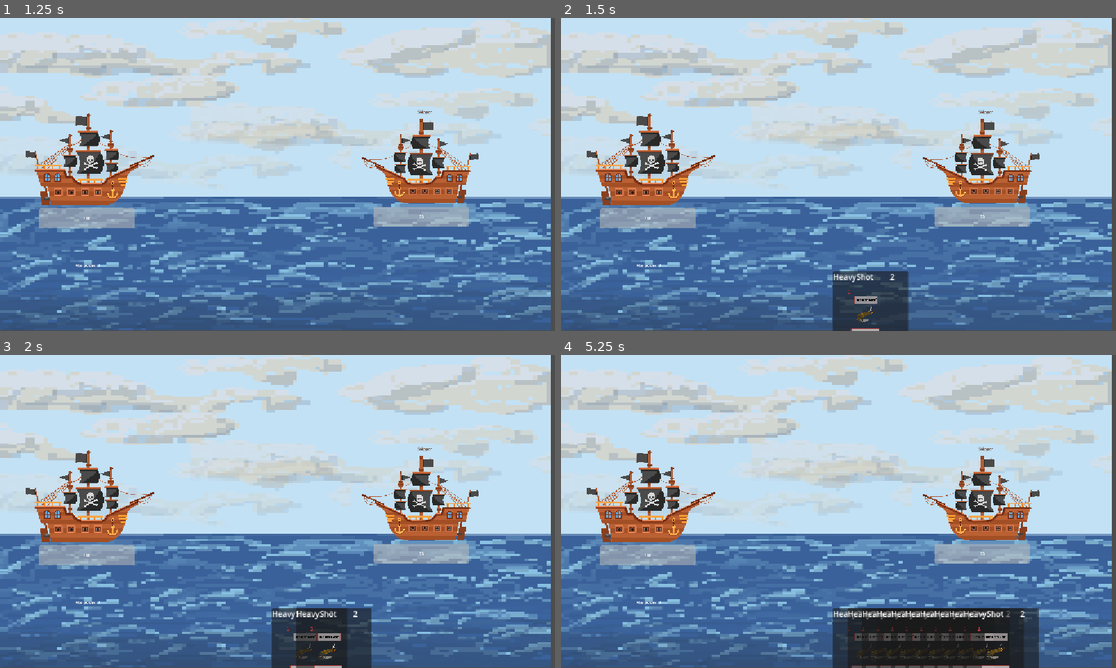
Above: before the commit, frames 1-4 (two rows, left to right).
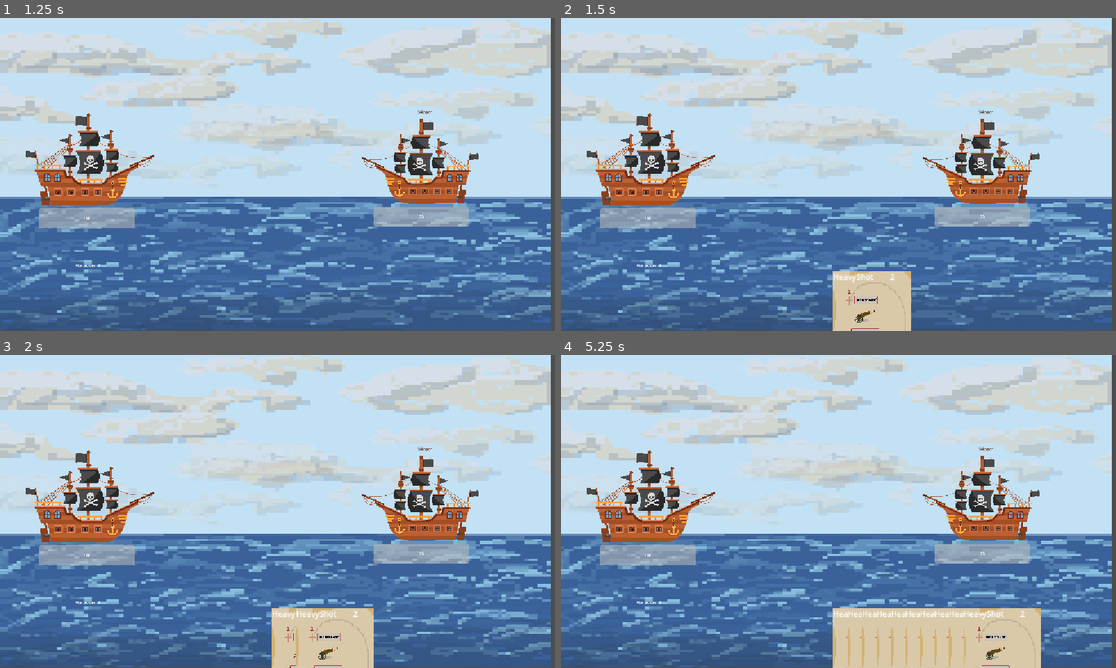
Above: after the commit, the same moments.

Repository: ataylor146/deckbuilder
Game: Godot game, scene res://Scenes/menu.tscn
Same seed, same stepped clock (60 frames per second), same inputs: the game is played once before the commit and once after it. The engine's default icon, where the game draws it, is replaced by a stand-in: a white triangle on a blue panel in a dark square.
Inputs (mouse positions are in pixels of both pictures, inside the frame that each line leads up to):
- Up to frame 1 (1.25 s): click "START" at 0.5 s
- Up to frame 2 (1.5 s): tap Enter (ui_accept) at 1.25 s; move the mouse to (960, 158) at 1.27 s
- Up to frame 3 (2 s): tap Enter (ui_accept) at 1.52 s
- Up to frame 4 (5.25 s): tap Enter (ui_accept) at 2, 2.27, 2.75, 3.5, 3.77, 4.25, 4.52, 5 s; move the mouse to (727, 527) at 2.02 s; move the mouse to (894, 442) at 2.77 s; move the mouse to (810, 574) at 3.52 s; move the mouse to (1005, 558) at 4.27 s; move the mouse to (672, 464) at 5.02 s

Frame 1 is identical in both runs. In frame 2, 2.6% of the frame differs, in the area x 48-64%, y 80-100%; in frame 3, 3.4%; in frame 4, 7.1%, in the area x 48-87%, y 80-100%.

Commit message:
Textured cards

Diff:
--- a/Scenes/card.tscn
+++ b/Scenes/card.tscn
@@ -1,20 +1,18 @@
 [gd_scene format=3 uid="uid://cym8iwdl4ksea"]
 
+[ext_resource type="Texture2D" uid="uid://bp10k7e41xcfj" path="res://Sprites/card bg NO COST.png" id="1_brehn"]
 [ext_resource type="Script" uid="uid://n5t8ijhylxrg" path="res://Scripts/card.gd" id="1_wf8id"]
 [ext_resource type="Texture2D" uid="uid://ds76jbuigsfso" path="res://Sprites/icon.svg" id="2_brehn"]
-[ext_resource type="Texture2D" uid="uid://c57een3r6rq5r" path="res://Sprites/IMG_0230.PNG" id="2_eumee"]
 
-[node name="Card" type="Button" unique_id=1031192252]
+[node name="Card" type="TextureButton" unique_id=1485757580]
 offset_left = -72.0
 offset_top = -128.0
-offset_right = 84.0
-offset_bottom = 155.0
+offset_right = 89.0
+offset_bottom = 154.0
+texture_normal = ExtResource("1_brehn")
+ignore_texture_size = true
+stretch_mode = 0
 script = ExtResource("1_wf8id")
-
-[node name="Sprite2D" type="Sprite2D" parent="." unique_id=335401750]
-position = Vector2(535.5, 710.5)
-scale = Vector2(0.15527344, 0.15527344)
-texture = ExtResource("2_eumee")
 
 [node name="VBoxContainer" type="VBoxContainer" parent="." unique_id=81723631]
 layout_mode = 0
--- a/Scripts/card.gd
+++ b/Scripts/card.gd
@@ -1,5 +1,5 @@
 class_name Card
-extends Button
+extends TextureButton
 
 signal cardPlaced(Card)
 
--- a/Scripts/enemy.gd
+++ b/Scripts/enemy.gd
@@ -14,7 +14,6 @@
 var cannons: Array[Cannon]
 
 func _ready():
-	cannons.append_array([$Cannon, $Cannon2, $Cannon3])
 	progress_bar.max_value = MAX_HP
 	update_ui()
 
--- a/Scripts/player.gd
+++ b/Scripts/player.gd
@@ -16,7 +16,6 @@
 	$Manpower.text = "Manpower: " + str(n)
 
 func _ready() -> void:
-	cannons.append_array([$Cannon, $Cannon2, $Cannon3])
 	setManpower(manpowerPerRound)
 	progress_bar.max_value = MAX_HP
 	update_ui()
Renamed: Untitled.png -> Sprites/Untitled.png
Binary file added: Sprites/card bg NO COST.png
